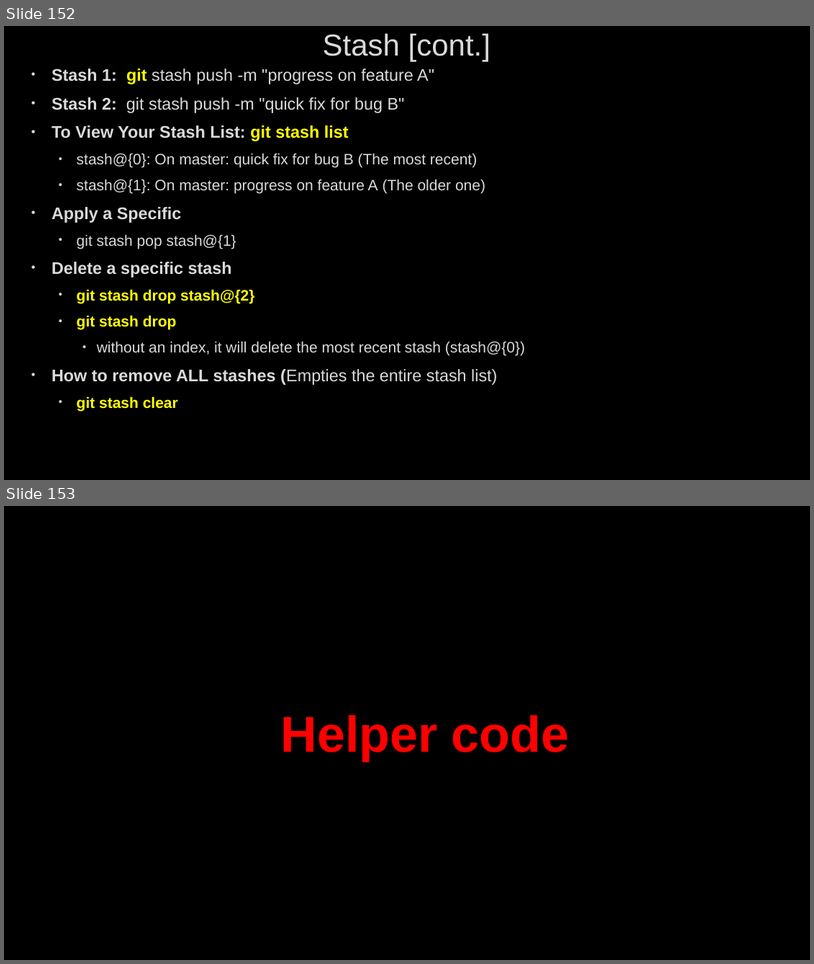
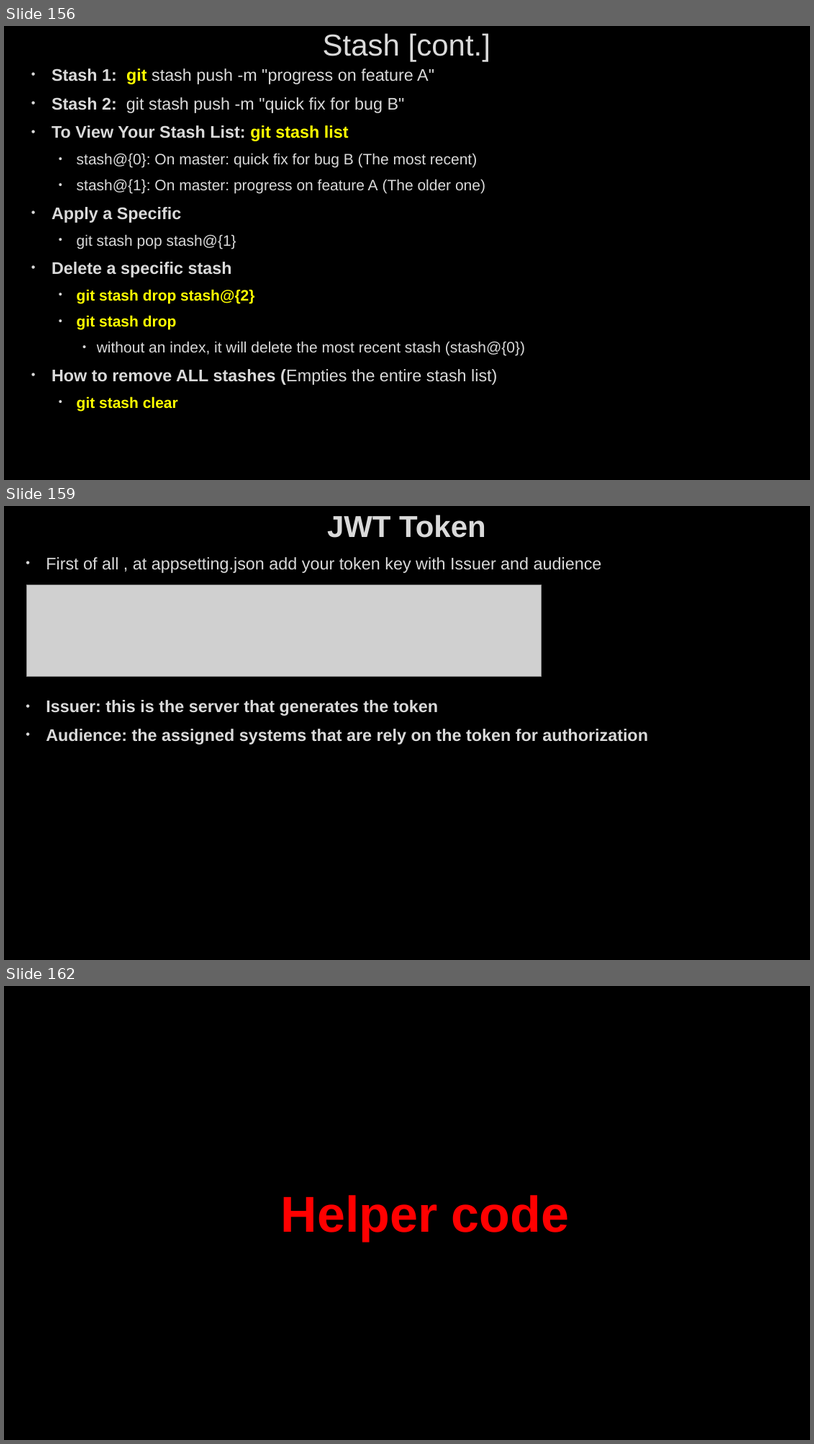
Before and after one commit to AhmedMohamedSamir1/Summary, a slide deck: Dot Net/C#, LINQ, EF,OOP&Solid.pptx. Shown one above the other, each under a label of ours: slides 152 and 153 before the commit, slides 156, 159 and 162 after it; the slides between them are not shown. The pictures are 814x964 and 814x1444 pixels, drawn with LibreOffice and Linux fonts; fonts in the diff are those of the drawing; grey boxes stand for pictures; background and template pictures are left out. Boxes give left, top, right and bottom in pixels: in the first picture for what was removed or moved away, otherwise in the second. Text is boxed around its words. In the diff, an @@ line names an element or a change of style, - is before the commit and + after.

```diff
--- a/Dot Net/C#, LINQ, EF,OOP&Solid.pptx
+++ b/Dot Net/C#, LINQ, EF,OOP&Solid.pptx
@@ slide 159 added at (4, 506, 810, 960), background picture (left out) @@
@@ title added at (327, 515, 486, 538), 36 pt, text #DADADA, bold @@
+JWT Token
@@ text added at (46, 557, 648, 744), 20 pt, text #DADADA, bold @@
+• First of all , at appsetting.json add your token key with Issuer and audience
+• Issuer: this is the server that generates the token
+• Audience: the assigned systems that are rely on the token for authorization
@@ picture added at (27, 584, 542, 676) @@
@@ what was slide 152 is now slide 156 @@
@@ what was slide 153 is now slide 162 @@
```
Also in this commit, not shown: 8 other slides added, 11 other files.
